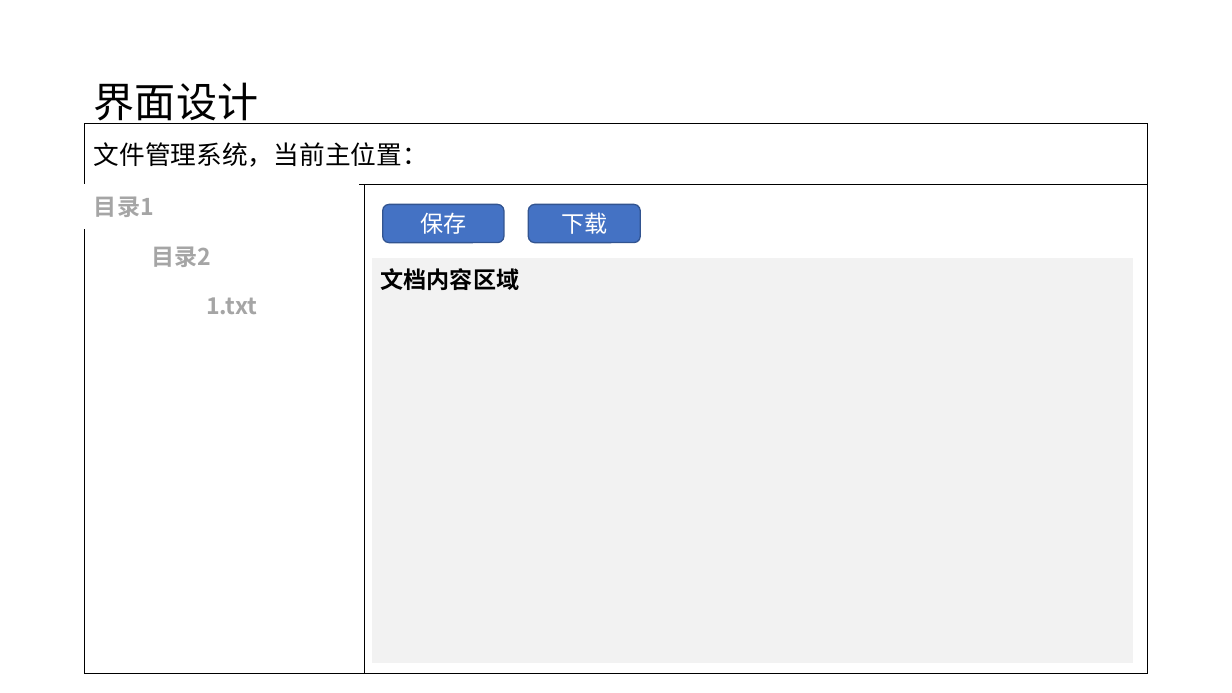
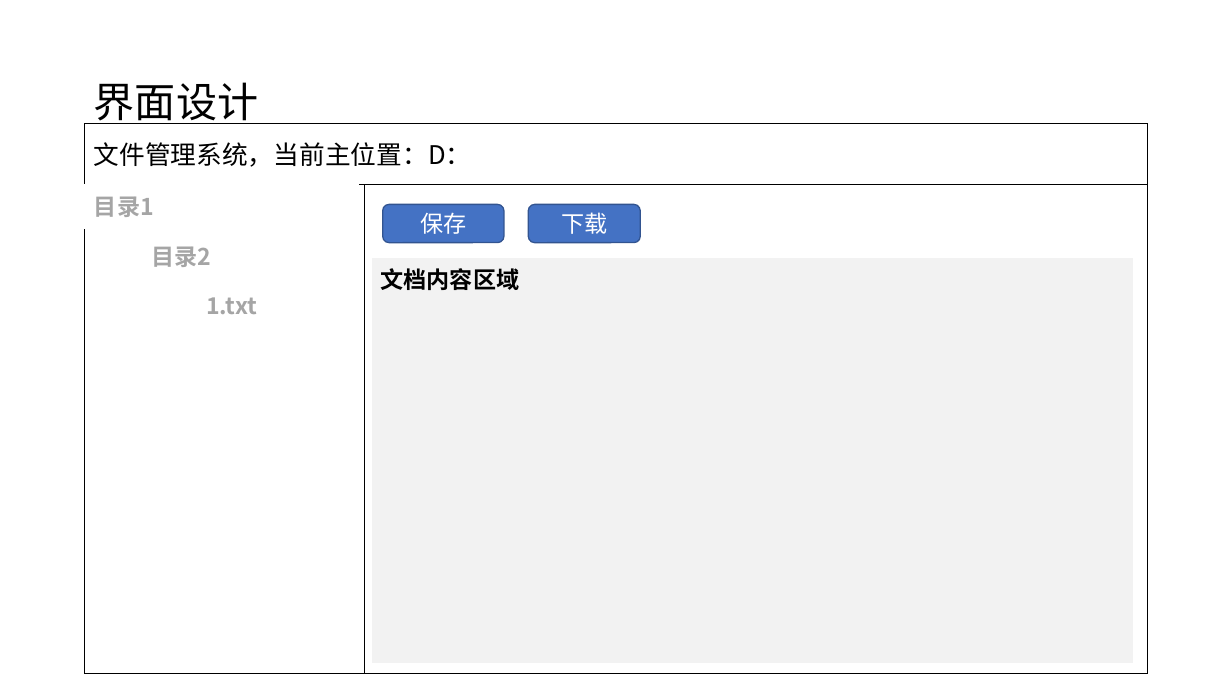
Before and after one commit to smilehr/java-socket, a slide deck: slide 6 of huarui.study2/file/二阶段设计文档.pptx (slide 5 before the commit). Drawn at 1232x693 pixels with LibreOffice and Linux fonts; fonts in the diff are those of the drawing. Boxes give left, top, right and bottom in pixels: in the first picture for what was removed or moved away, otherwise in the second. Text is boxed around its words. In the diff, an @@ line names an element or a change of style, - is before the commit and + after.

Commit message:
设计文档第二次提交

```diff
--- a/huarui.study2/file/二阶段设计文档.pptx
+++ b/huarui.study2/file/二阶段设计文档.pptx
@@ text in rectangle at box(94, 142, 472, 167): text changed @@
-文件管理系统，当前主位置：
+文件管理系统，当前主位置：D：
```
Also in this commit, not shown: 2 other slides changed, 1 slide added.
